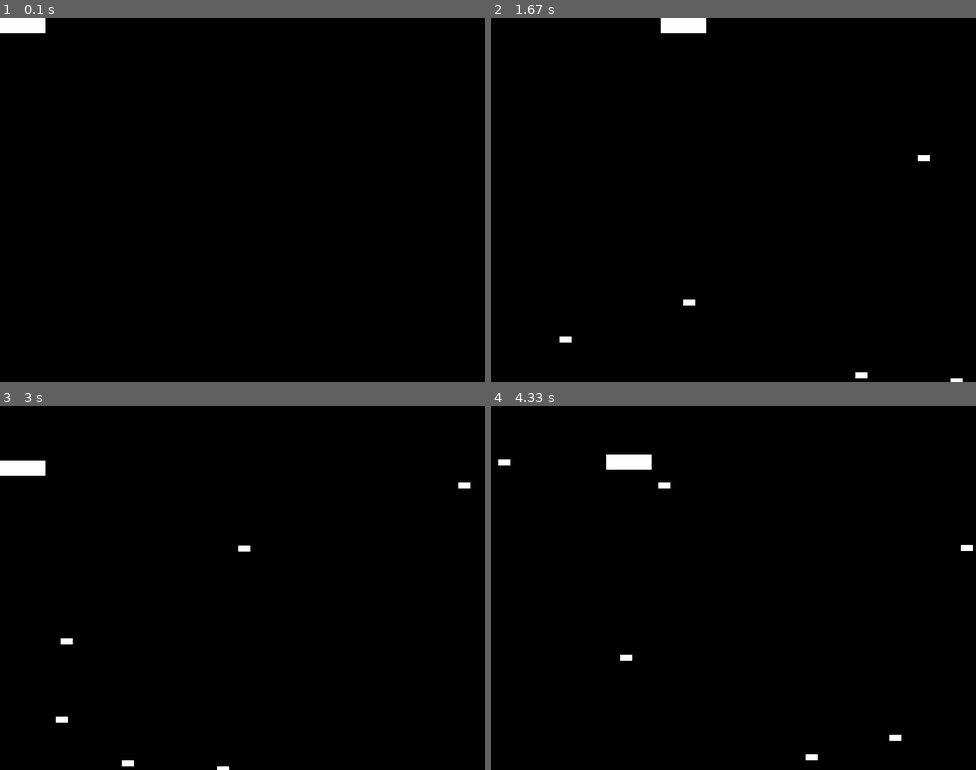
Above: before the commit, frames 1-4 (two rows, left to right).
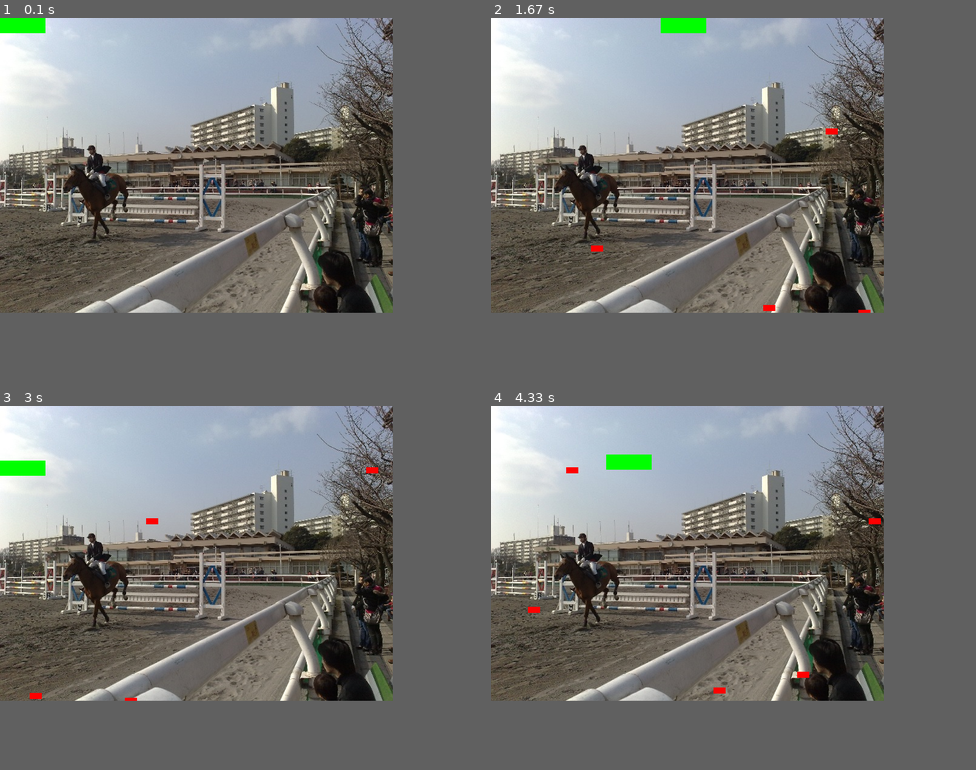
Above: after the commit, the same moments.

Repository: shinkmrkan10/py
Game: pygame game, started from hello/pygametutorial.py
The game is run twice, just before and just after one commit, with the same random seed, the same clock (stepped at 60 frames per second) and the same inputs.
Inputs:
- Up to frame 1 (0.1 s): no input
- Up to frame 2 (1.67 s): hold Right 0.33-0.8 s; hold Up 0.83-1.13 s; hold Right 1.17-1.63 s
- Up to frame 3 (3 s): hold Left 1.67-2.2 s; hold Down 2.23-2.53 s; hold Left 2.57-2.97 s
- Up to frame 4 (4.33 s): hold Up 3-3.37 s; hold Right 3.4-4.03 s; hold Down from 4.07 s (still down)
In our replay, the window is 800x600 before the commit and 648x486 after it. These sizes can differ from the game's own. Grey fills any space a smaller window leaves; there, only what the larger window draws over its background counts as a difference.

The runs differ from the first frame. In frame 1, 63% of the frame differs, in the area x 0-81%, y 0-81%; in frame 2, 63%, in the area x 0-98%, y 0-100%; in frame 3, 63%; in frame 4, 63%.

Commit message:
bgImage added

Diff:
--- a/hello/pygametutorial.py
+++ b/hello/pygametutorial.py
@@ -17,8 +17,8 @@
 )
 
 # Define constants for the screen width and height
-SCREEN_WIDTH = 800
-SCREEN_HEIGHT = 600
+SCREEN_WIDTH = 648
+SCREEN_HEIGHT = 486
 
 
 # Define the Player object extending pygame.sprite.Sprite
@@ -27,7 +27,7 @@
     def __init__(self):
         super(Player, self).__init__()
         self.surf = pygame.Surface((75, 25))
-        self.surf.fill((255, 255, 255))
+        self.surf.fill((0, 255, 0))
         self.rect = self.surf.get_rect()
 
     # Move the sprite based on keypresses
@@ -58,7 +58,7 @@
     def __init__(self):
         super(Enemy, self).__init__()
         self.surf = pygame.Surface((20, 10))
-        self.surf.fill((255, 255, 255))
+        self.surf.fill((255, 0, 0))
         self.rect = self.surf.get_rect(
             center=(
                 random.randint(SCREEN_WIDTH + 20, SCREEN_WIDTH + 100),
@@ -129,6 +129,9 @@
 
     # Fill the screen with black
     screen.fill((0, 0, 0))
+    bg = pygame.image.load("hello/jra.jpg")
+    rect_bg = bg.get_rect()
+    screen.blit(bg, rect_bg)
 
     # Draw all our sprites
     for entity in all_sprites:
